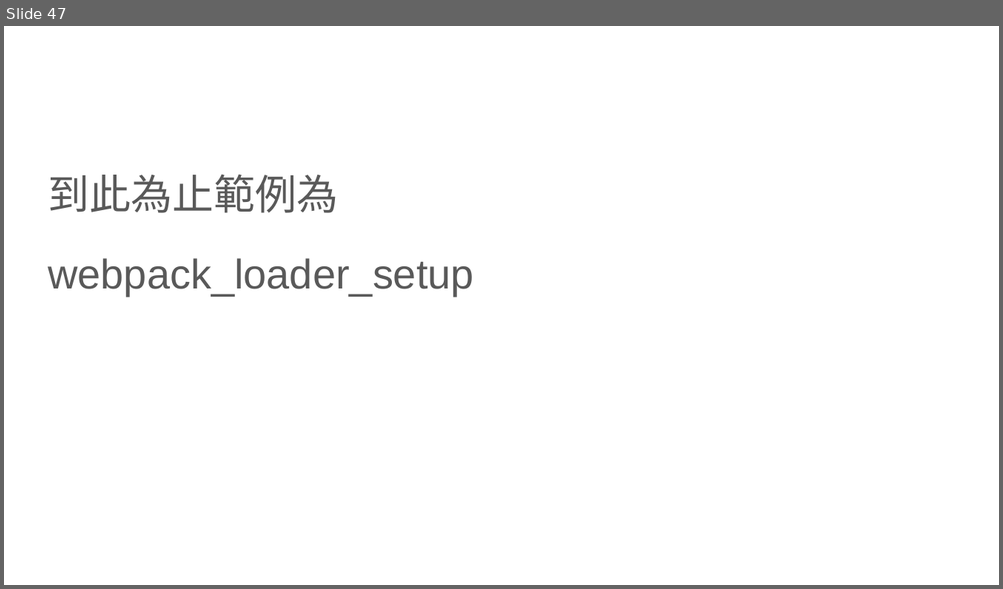
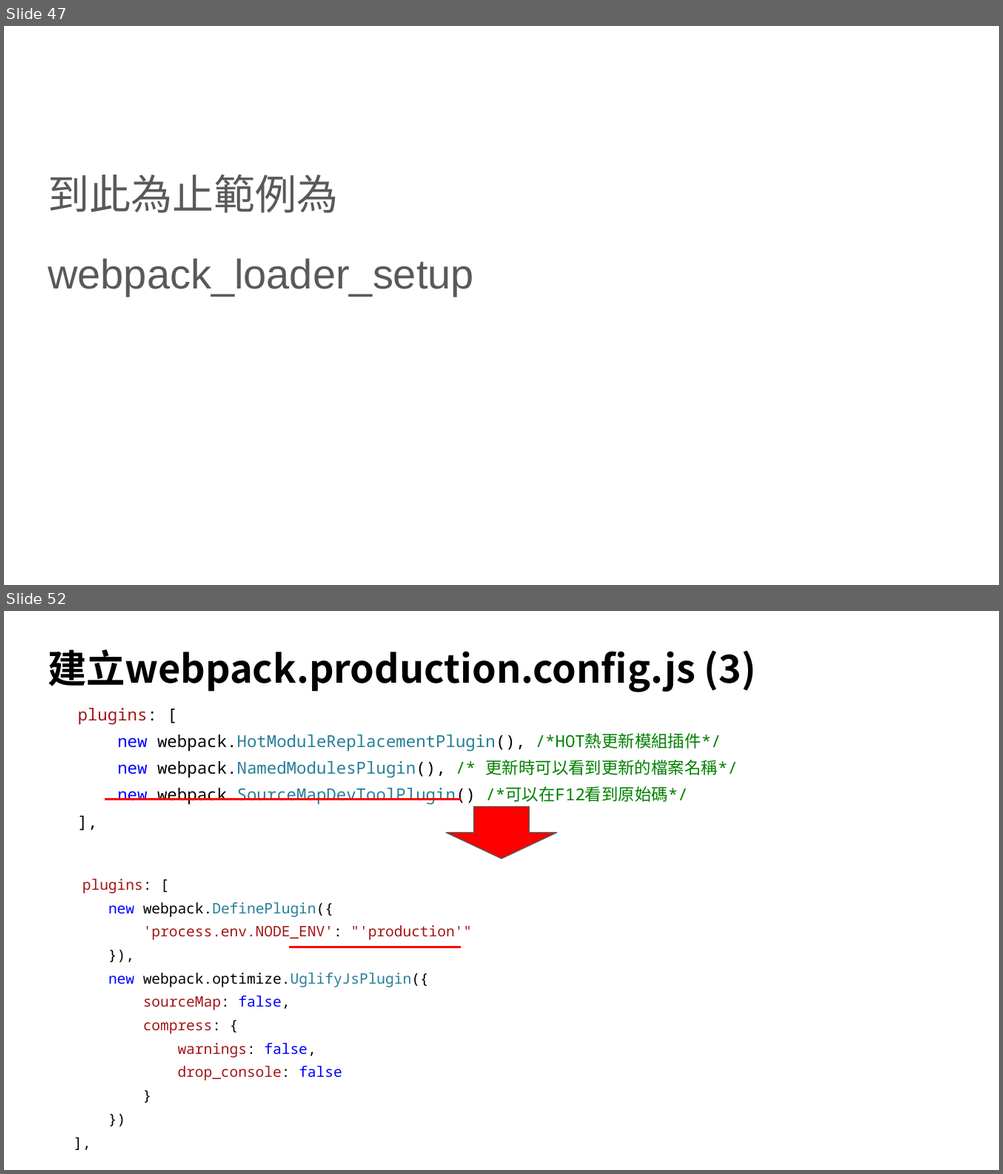
Before and after one commit to johnmausfam/LessonA, a slide deck: Webpack.pptx. Shown one above the other, each under a label of ours: slide 47 before the commit, slides 47 and 52 after it; the slides between them are not shown. The pictures are 1003x589 and 1003x1174 pixels, drawn with LibreOffice and Linux fonts; fonts in the diff are those of the drawing. Boxes give left, top, right and bottom in pixels: in the first picture for what was removed or moved away, otherwise in the second. Text is boxed around its words. In the diff, an @@ line names an element or a change of style, - is before the commit and + after.

```diff
--- a/Webpack.pptx
+++ b/Webpack.pptx
@@ slide 52 added at [4, 611, 999, 1170], background #FFFFFF @@
@@ title added at [48, 649, 756, 692], 28 pt, text #000000, bold @@
+建立webpack.production.config.js (3)
@@ text added at [78, 708, 737, 805], 12 pt, text #267F99 @@
+plugins: [
+new webpack.HotModuleReplacementPlugin(), /*HOT熱更新模組插件*/
+new webpack.NamedModulesPlugin(), /* 更新時可以看到更新的檔案名稱*/
+new webpack.SourceMapDevToolPlugin() /*可以在F12看到原始碼*/
+],
@@ line added from (105, 799) to (461, 799), #FF0000 1.5 pt @@
@@ down arrow added at [446, 807, 556, 859], fill #FF0000, outline #595959 0.75 pt @@
@@ text added at [82, 879, 472, 1081], 10.5 pt, text #A31515 @@
+plugins: [
+new webpack.DefinePlugin({
+'process.env.NODE_ENV': "'production'"
+}),
+new webpack.optimize.UglifyJsPlugin({
+sourceMap: false,
+compress: {
+warnings: false,
+drop_console: false
+}
+})
+],
@@ line added from (290, 947) to (461, 947), #FF0000 1.5 pt @@
```
Also in this commit, not shown: 1 slide changed, 60 other slides added, 1 other file.
